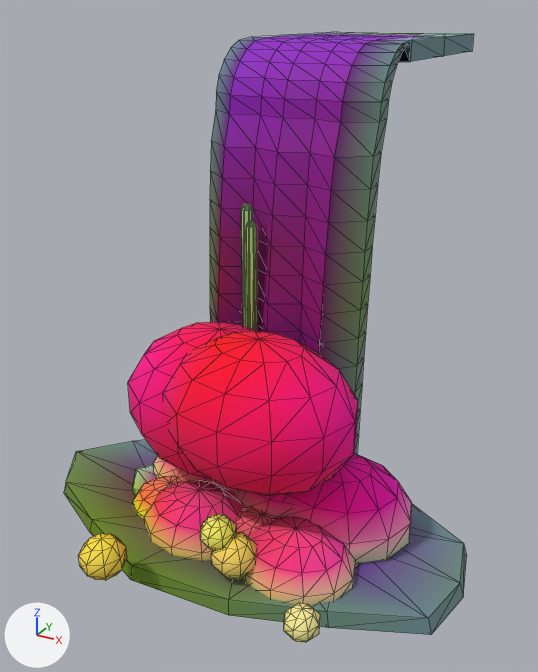
A saved change to the glTF model ArtSource/Exports/Environment/Waterfall_Small.glb.
Rendered twice from a 50 mm camera at (1.72, -3.63, 2.54) aimed at (-0.08, -0.36, 0.9). Arrows for +X, +Y and +Z are at lower left; the lights stay in place. The older version comes first. Mesh edges are drawn as thin lines. Vertices at exactly the same position are counted once.

Script lines for the objects in view, before the commit:
```python
me_waterfall_small = bpy.data.meshes.new('Waterfall_Small')
me_waterfall_small.from_pydata(...)  # 1476 vertices, 2860 faces; spans x -1.26..1.2, y -1.67..1.28, z -0.06..2.4
# faces by material slot: [184, 540, 296, 1552, 288]
me_waterfall_small.materials.append(mat_m_env_water)
me_waterfall_small.materials.append(mat_m_env_waterdeep)
me_waterfall_small.materials.append(mat_m_env_waterlight)
me_waterfall_small.materials.append(mat_m_env_foam)
me_waterfall_small.materials.append(mat_m_env_mist)
ob_waterfall_small = bpy.data.objects.new('Waterfall_Small', me_waterfall_small)
ob_waterfall_small.location = (0.0, 0.0, 0.0)
```
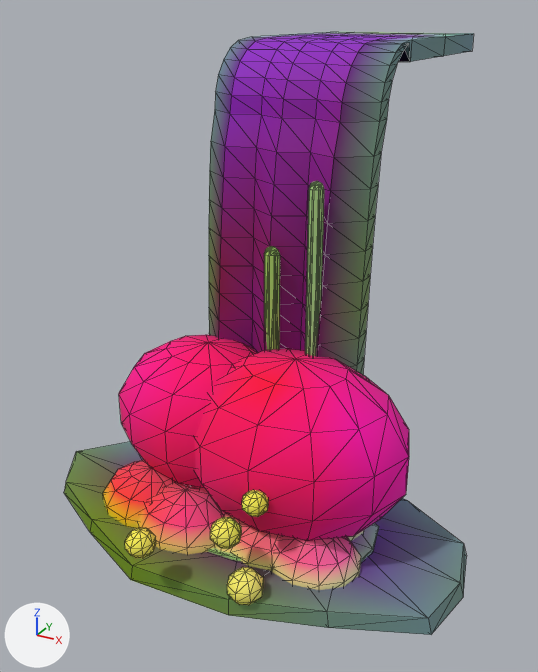
Boxes (x1, y1, x2, y2) around the edits, measured in the pictures (538 x 672 px; the box of a moved part takes in the faces that stretch with it):
'Waterfall_Small', reshaped, recoloured
    before: (64, 31, 474, 642)
    after: (64, 31, 474, 635)
part 1 of me_waterfall_small, moved or reshaped
    before: (241, 204, 253, 327)
    after: (305, 181, 324, 356)
part 2 of me_waterfall_small, moved or reshaped (not visible afterwards)
    before: (154, 456, 176, 478)
part 3 of me_waterfall_small, moved or reshaped (mostly hidden afterwards)
    before: (174, 467, 237, 494)
    after: (196, 487, 208, 492)
part 4 of me_waterfall_small, moved or reshaped (not visible afterwards)
    before: (236, 490, 288, 518)
part 5 of me_waterfall_small, moved or reshaped (mostly hidden afterwards)
    before: (285, 453, 412, 564)
    after: (347, 530, 364, 541)
part 6 of me_waterfall_small, moved or reshaped
    before: (133, 476, 182, 519)
    after: (103, 460, 175, 528)
part 7 of me_waterfall_small, moved or reshaped
    before: (144, 480, 244, 561)
    after: (138, 482, 225, 555)
part 8 of me_waterfall_small, moved or reshaped (not visible before)
    after: (216, 513, 243, 553)
part 9 of me_waterfall_small, moved or reshaped
    before: (236, 507, 279, 537)
    after: (233, 523, 281, 571)
part 10 of me_waterfall_small, moved or reshaped
    before: (243, 517, 356, 605)
    after: (271, 536, 361, 590)
part 11 of me_waterfall_small, moved or reshaped
    before: (78, 533, 127, 580)
    after: (125, 528, 156, 559)
part 12 of me_waterfall_small, moved or reshaped
    before: (211, 532, 256, 579)
    after: (242, 490, 268, 517)
part 13 of me_waterfall_small, moved or reshaped
    before: (284, 603, 320, 642)
    after: (210, 517, 242, 549)
part 14 of me_waterfall_small, moved or reshaped
    before: (200, 514, 237, 551)
    after: (227, 567, 264, 605)
part 15 of me_waterfall_small, moved or reshaped
    before: (128, 322, 257, 480)
    after: (119, 335, 257, 488)
part 16 of me_waterfall_small, moved or reshaped
    before: (163, 331, 358, 496)
    after: (194, 348, 409, 541)
part 17 of me_waterfall_small, moved or reshaped
    before: (210, 49, 381, 395)
    after: (209, 49, 381, 371)
part 18 of me_waterfall_small, recoloured
    both: (100, 129, 403, 600)
part 19 of me_waterfall_small, edited (looks the same)
    both: (90, 185, 378, 628)
part 20 of me_waterfall_small, recoloured
    both: (100, 64, 457, 611)

Diff of the bpy script that builds the scene:
```diff
--- a/ArtSource/Exports/Environment/Waterfall_Small.glb.py
+++ b/ArtSource/Exports/Environment/Waterfall_Small.glb.py
@@ me_waterfall_small @@
-me_waterfall_small.from_pydata(...)  # 1476 vertices, 2860 faces; spans x -1.26..1.2, y -1.67..1.28, z -0.06..2.4
+me_waterfall_small.from_pydata(...)  # 1476 vertices, 2860 faces; spans x -1.26..1.2, y -1.54..1.28, z -0.06..2.4
+# me_waterfall_small part 1: the loose piece of 52 vertices spanning x -0.15..-0.08, y -0.54..-0.51, z 0.7..1.66 is scaled about its middle by (1.17, 1.16, 1.55), then moved by (0.38, -0.01, -0.11)
+# me_waterfall_small part 2: the loose piece of 74 vertices spanning x -0.69..-0.14, y -0.83..-0.38, z 0.02..0.27 is moved by (0.0, 0.07, 0.0)
+# me_waterfall_small part 3: the loose piece of 74 vertices spanning x -0.6..0.21, y -0.88..-0.21, z 0.04..0.4 is scaled about its middle by 0.957, then moved by (0.02, -0.11, -0.01)
+# me_waterfall_small part 4: the loose piece of 74 vertices spanning x -0.15..0.58, y -0.94..-0.34, z 0.03..0.36 is scaled about the mesh origin by 0.957
+# me_waterfall_small part 5: the loose piece of 74 vertices spanning x 0.04..0.87, y -0.94..-0.25, z 0.04..0.41 is scaled about its middle by 0.697, then moved by (-0.11, -0.04, -0.07)
+# me_waterfall_small part 6: the loose piece of 74 vertices spanning x -0.62..-0.17, y -1.09..-0.72, z -0.03..0.17 is scaled about its middle by 1.34, then moved by (-0.1, -0.02, 0.04)
+# me_waterfall_small part 7: the loose piece of 74 vertices spanning x -0.46..0.17, y -1.24..-0.72, z -0.02..0.26 is scaled about its middle by 0.937, then moved by (-0.08, -0.01, -0.01)
+# me_waterfall_small part 8: the loose piece of 74 vertices spanning x -0.19..0.25, y -1.12..-0.76, z -0.03..0.17 is moved by (0.03, 0.0, 0.0)
+# me_waterfall_small part 9: the loose piece of 74 vertices spanning x -0.05..0.46, y -1.15..-0.73, z -0.03..0.2 is scaled about its middle by 0.938, then moved by (0.03, 0.01, -0.01)
+# me_waterfall_small part 10: the loose piece of 74 vertices spanning x 0.13..0.74, y -1.27..-0.76, z -0.02..0.25 is scaled about its middle by 0.831, then moved by (0.05, 0.09, -0.03)
+# me_waterfall_small part 11: the loose piece of 34 vertices spanning x -0.41..-0.19, y -1.67..-1.45, z 0.09..0.29 is scaled about its middle by 0.657, then moved by (0.16, 0.09, 0.08)
+# me_waterfall_small part 12: the loose piece of 34 vertices spanning x 0.09..0.31, y -1.32..-1.09, z 0.03..0.24 is scaled about its middle by 0.565, then moved by (0.09, 0.04, 0.31)
+# me_waterfall_small part 13: the loose piece of 34 vertices spanning x 0.58..0.75, y -1.5..-1.33, z 0.04..0.19 is scaled about its middle by 0.907, then moved by (-0.48, 0.15, 0.19)
+# me_waterfall_small part 14: the loose piece of 34 vertices spanning x 0.03..0.2, y -1.3..-1.12, z 0.15..0.32 is moved by (0.2, -0.09, -0.17)
+# me_waterfall_small part 15: the loose piece of 74 vertices spanning x -0.7..0.36, y -1.11..-0.3, z 0.22..1.05 is moved by (-0.12, 0.06, -0.13)
+# me_waterfall_small part 16: the loose piece of 74 vertices spanning x -0.35..0.65, y -1.25..-0.48, z 0.34..1.13 is scaled about its middle by 1.22, then moved by (0.1, 0.19, -0.25)
+# me_waterfall_small part 17: 242 of 1476 vertices moved; they spanned x -0.45..0.45, y -0.6..-0.12, z 0.05..2.3 and now span x -0.45..0.45, y -0.62..-0.11, z 0.07..2.3; mean shift (0.02, 0.0, 0.01); largest move (-0.06, -0.52, 0.64) -> (0.07, -0.5, 0.84)
+# me_waterfall_small part 18: 1221 faces centred in x -0.83..0.8, y -1.23..0.42, z -0.03..2.4 are repainted in the vertex colours; the middle colour goes from pink #f40086 to pink #f4008b
+# me_waterfall_small part 19: 572 faces centred in x -0.73..0.74, y -1.66..1.25, z -0.03..2.37 are repainted in the vertex colours; the middle colour goes from yellow #faff75 to yellow #f8ff6e
+# me_waterfall_small part 20: 565 faces centred in x -0.97..0.98, y -1.28..1.02, z -0.03..2.4 are repainted in the vertex colours; the middle colour goes from beige #f3dea4 to beige #f2e3a6
 me_waterfall_small.materials.append(mat_m_env_water)
```
